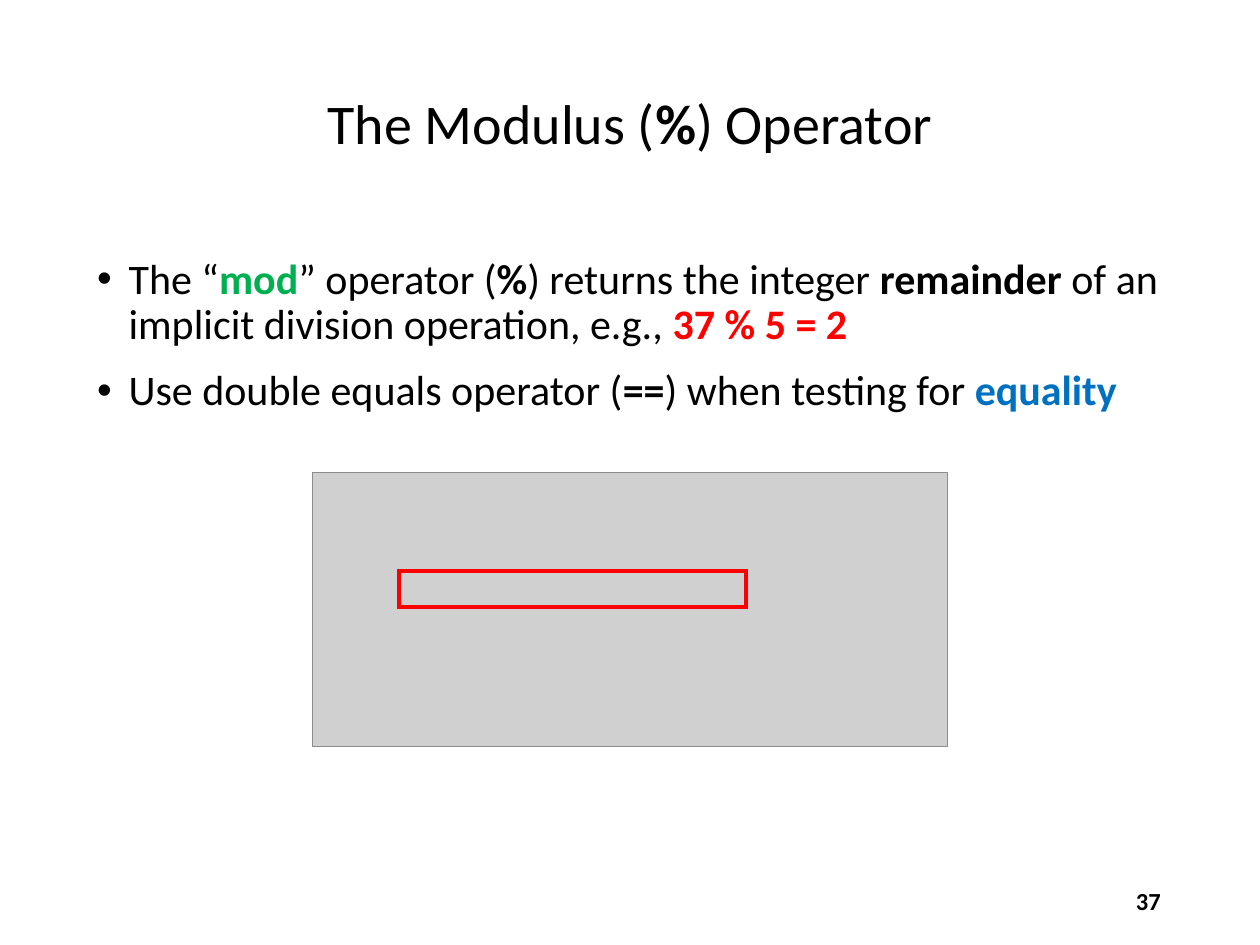
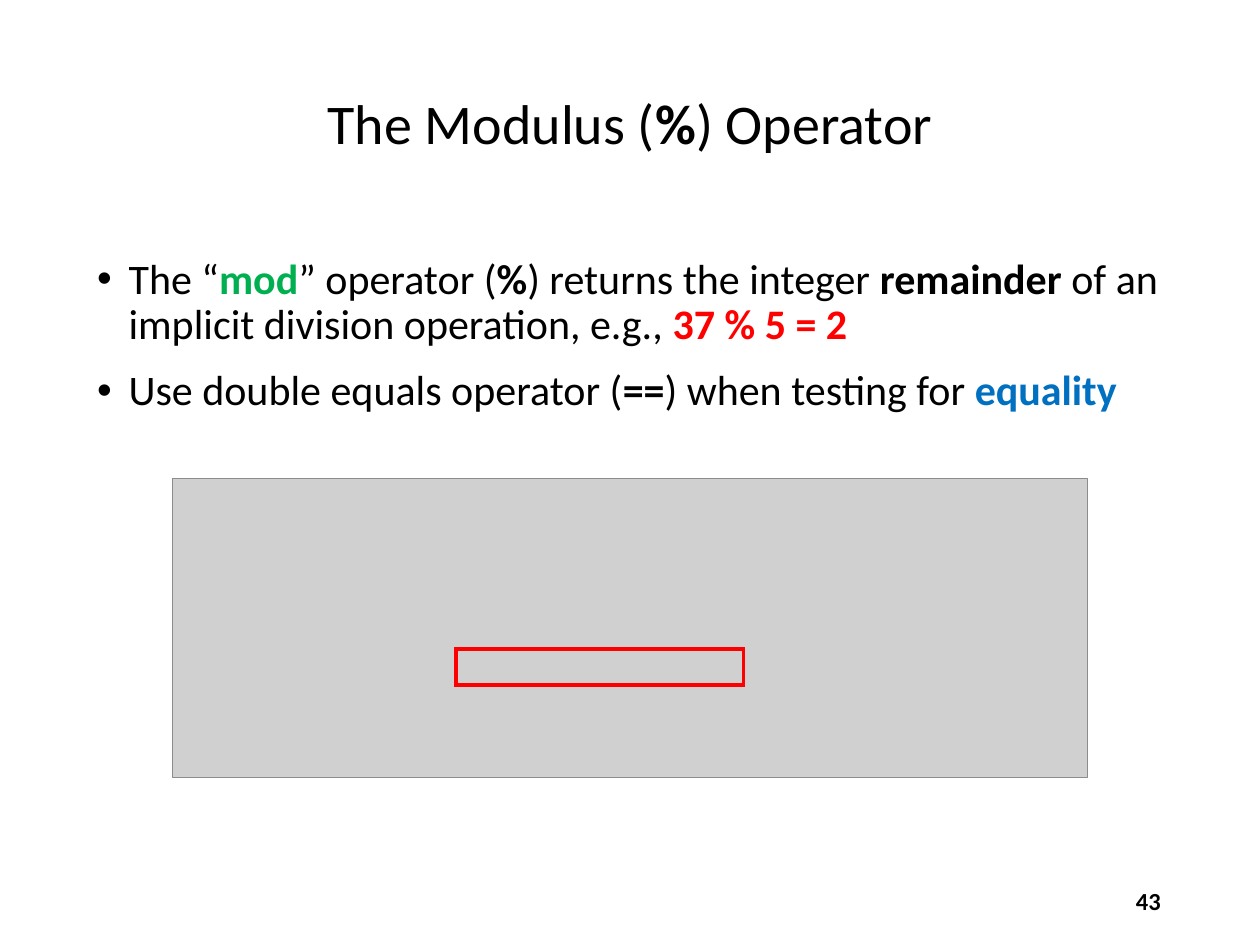
Before and after one commit to noahchampagne/QIS101, a slide deck: slide 43 of slides/Session 03 - Introducing Python/Session 03 - Introducing Python.pptx (slide 37 before the commit). Drawn at 1260x945 pixels with LibreOffice and Linux fonts; fonts in the diff are those of the drawing; grey boxes stand for pictures. Boxes give left, top, right and bottom in pixels: in the first picture for what was removed or moved away, otherwise in the second. Text is boxed around its words. In the diff, an @@ line names an element or a change of style, - is before the commit and + after.

Commit message:
Update screenshots

```diff
--- a/slides/Session 03 - Introducing Python/Session 03 - Introducing Python.pptx
+++ b/slides/Session 03 - Introducing Python/Session 03 - Introducing Python.pptx
@@ picture: place and size @@
-picture at box(312, 472, 946, 747)
+picture at box(173, 479, 1087, 777)
@@ rectangle: place and size @@
-rectangle at box(398, 572, 745, 607)
+rectangle at box(456, 649, 743, 684)
@@ page number at box(1136, 894, 1161, 910): text changed @@
-37
+43
```
Also in this commit, not shown: 15 other slides changed, 6 slides added.
